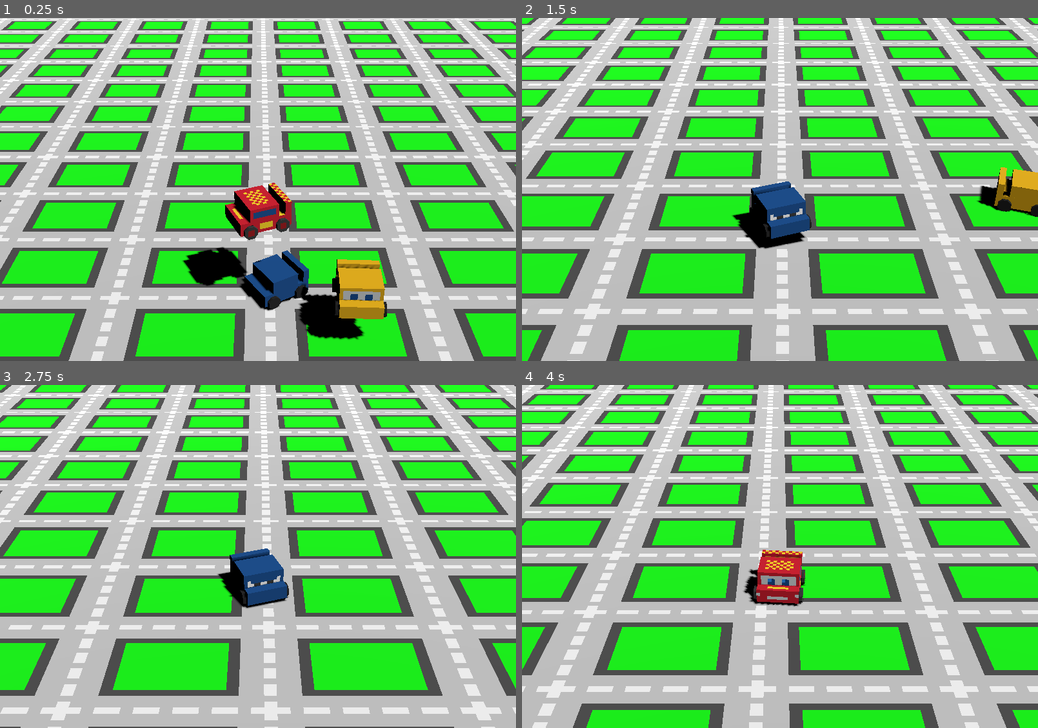
Above: before the commit, frames 1-4 (two rows, left to right).
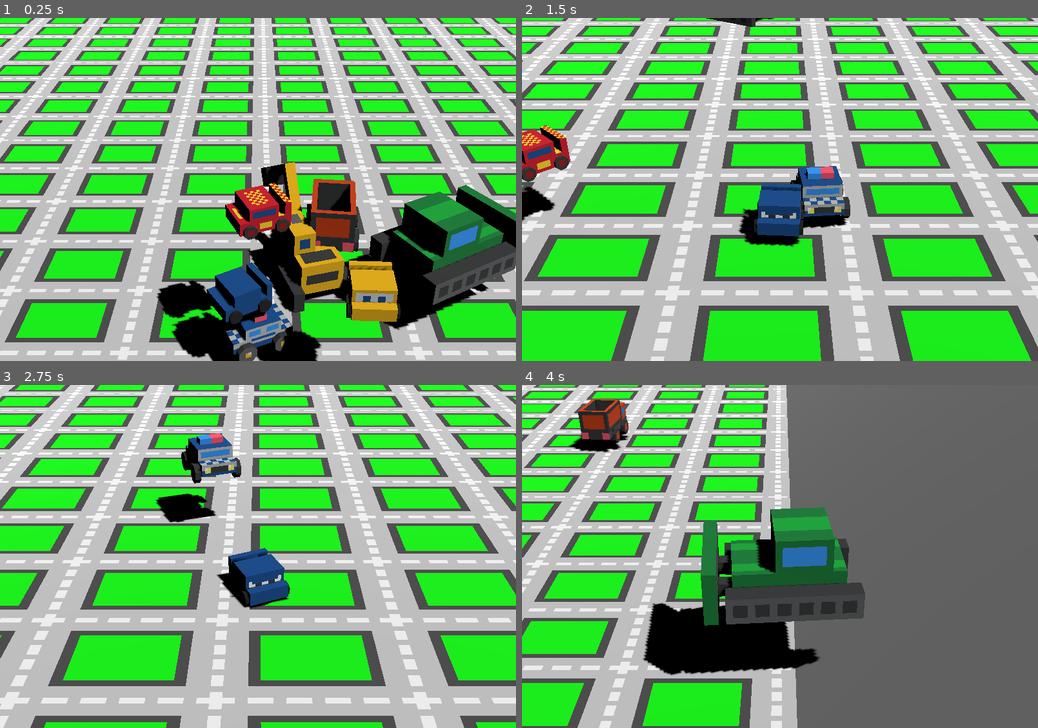
Above: after the commit, the same moments.

Repository: KYOHEI-ABC/CARS
Game: Godot game, scene res://main.tscn
Two runs of this game, one before a commit and one after it. Both use one fixed random seed, a clock stepped at 60 frames per second and the inputs below.
Inputs:
- Up to frame 1 (0.25 s): no input
- Up to frame 2 (1.5 s): tap Enter at 0.5, 1.35 s; hold D 0.53-1.28 s; tap Shift at 0.6 s; tap Space at 0.77 s; hold S from 1.28 s (still down)
- Up to frame 3 (2.75 s): tap Space at 1.52 s; release S at 2.03 s; hold D from 2.03 s (still down); tap Shift at 2.1 s
- Up to frame 4 (4 s): release D at 2.78 s; hold W 2.78-3.53 s; tap Enter at 2.85 s; tap Space at 3.02, 3.77 s; hold A from 3.53 s (still down); tap Shift at 3.6 s

The runs differ from the first frame. In frame 1, 72% of the frame differs, in the area x 0-100%, y 0-100%; in frame 2, 74%; in frame 3, 66%; in frame 4, 81%.

Commit message:
Add new assets and update main scene
- Added new GLTF models for police and shobel, including their respective texture files.
- Updated main scene to include new models and adjusted paths for existing assets.
- Modified impulse application in main script to prevent excessive force on bodies with high velocity.

Diff:
--- a/main.tscn
+++ b/main.tscn
@@ -1,10 +1,14 @@
-[gd_scene load_steps=13 format=3 uid="uid://bspiqu0w7xcr"]
+[gd_scene load_steps=17 format=3 uid="uid://bspiqu0w7xcr"]
 
 [ext_resource type="Script" uid="uid://dn1ec5l4c3v3g" path="res://scripts/main.gd" id="1_ig7tw"]
-[ext_resource type="Texture2D" uid="uid://dglw1m5i2ma38" path="res://assets/ground.png" id="2_0xm2m"]
-[ext_resource type="PackedScene" uid="uid://c6vm65c3gd7i" path="res://assets/mcqueen.gltf" id="3_h2yge"]
-[ext_resource type="PackedScene" uid="uid://gm5gcgsa0m5" path="res://assets/storm.gltf" id="3_lquwl"]
-[ext_resource type="PackedScene" uid="uid://b7u1pjjrnbpgi" path="res://assets/ramirez.gltf" id="5_7mycd"]
+[ext_resource type="Texture2D" uid="uid://dglw1m5i2ma38" path="res://assets/sprites/ground.png" id="2_0xm2m"]
+[ext_resource type="PackedScene" uid="uid://c6vm65c3gd7i" path="res://assets/cars/mcqueen.gltf" id="3_h2yge"]
+[ext_resource type="PackedScene" uid="uid://gm5gcgsa0m5" path="res://assets/cars/storm.gltf" id="3_lquwl"]
+[ext_resource type="PackedScene" uid="uid://b7u1pjjrnbpgi" path="res://assets/cars/ramirez.gltf" id="5_7mycd"]
+[ext_resource type="PackedScene" uid="uid://cg2xt7ehuxyrw" path="res://assets/tomica/buru.gltf" id="6_kek77"]
+[ext_resource type="PackedScene" uid="uid://fq2pdp3hgiea" path="res://assets/tomica/dump.gltf" id="7_4c57u"]
+[ext_resource type="PackedScene" uid="uid://cddmfc0f24fsj" path="res://assets/tomica/police.gltf" id="8_efxa6"]
+[ext_resource type="PackedScene" uid="uid://ck5pa4nuxhx1e" path="res://assets/tomica/shobel.gltf" id="9_dg77c"]
 
 [sub_resource type="BoxShape3D" id="BoxShape3D_ig7tw"]
 size = Vector3(64, 1, 64)
@@ -89,3 +93,11 @@
 [node name="blockbench_export2" parent="Models" instance=ExtResource("5_7mycd")]
 
 [node name="blockbench_export3" parent="Models" instance=ExtResource("3_lquwl")]
+
+[node name="blockbench_export4" parent="Models" instance=ExtResource("6_kek77")]
+
+[node name="blockbench_export5" parent="Models" instance=ExtResource("7_4c57u")]
+
+[node name="blockbench_export6" parent="Models" instance=ExtResource("8_efxa6")]
+
+[node name="blockbench_export7" parent="Models" instance=ExtResource("9_dg77c")]
--- a/scripts/main.gd
+++ b/scripts/main.gd
@@ -89,4 +89,6 @@
 	if direction != Vector3.ZERO:
 		var bodies = selected_bodies if not selected_bodies.is_empty() else [pairs[target_index].body]
 		for body in bodies:
-			body.apply_central_impulse(direction)
+			if body.linear_velocity.length_squared() > 100:
+				continue
+			body.apply_central_impulse(direction * 8)
Not shown, added: assets/anpanman/anpanman.gltf
Not shown, changed: assets/anpanman/anpanman.gltf.import
Binary file added: assets/anpanman/anpanman_0.png
Not shown, added: assets/anpanman/anpanman_0.png.import
Not shown, added: assets/anpanman/baikinman.gltf
Not shown, added: assets/anpanman/baikinman.gltf.import
Binary file added: assets/anpanman/baikinman_0.png
Not shown, added: assets/anpanman/baikinman_0.png.import
Not shown, added: assets/anpanman/dokin.gltf
Not shown, added: assets/anpanman/dokin.gltf.import
Binary file added: assets/anpanman/dokin_0.png
Not shown, added: assets/anpanman/dokin_0.png.import
(and 30 more such lines)
